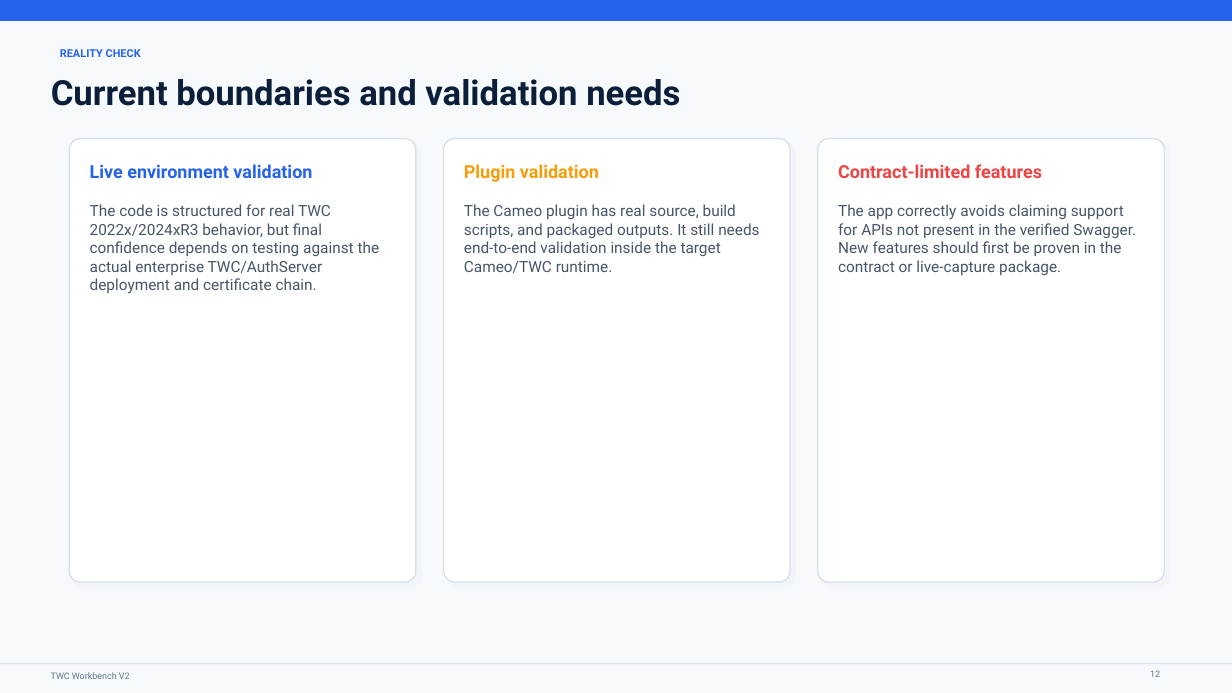
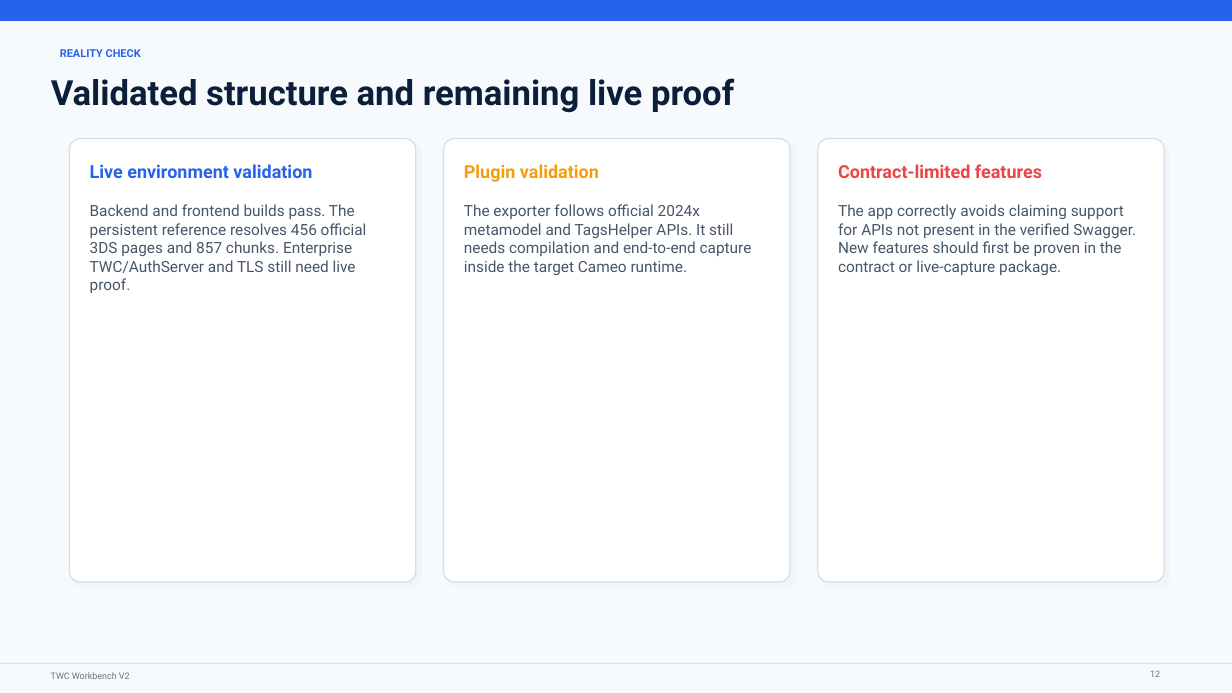
Before and after one commit to lordbeef2-sketch/2024x_WorkbenchV2, a slide deck: slide 12 of Presentation/TWC_WorkbenchV2_How_It_Works.pptx. Drawn at 1232x693 pixels with LibreOffice and Linux fonts; fonts in the diff are those of the drawing. Boxes give left, top, right and bottom in pixels: in the first picture for what was removed or moved away, otherwise in the second. Text is boxed around its words. In the diff, an @@ line names an element or a change of style, - is before the commit and + after.

Commit message:
Add native Cameo specs and grounded Workbench agent

```diff
--- a/Presentation/TWC_WorkbenchV2_How_It_Works.pptx
+++ b/Presentation/TWC_WorkbenchV2_How_It_Works.pptx
@@ text at box(51, 78, 734, 113): text changed @@
-Current boundaries and validation needs
+Validated structure and remaining live proof
@@ text at box(90, 204, 367, 293): text changed @@
-The code is structured for real TWC 2022x/2024xR3 behavior, but final confidence depends on testing against the actual enterprise TWC/AuthServer deployment and certificate chain.
+Backend and frontend builds pass. The persistent reference resolves 456 official 3DS pages and 857 chunks. Enterprise TWC/AuthServer and TLS still need live proof.
@@ text at box(464, 204, 752, 275): text changed @@
-The Cameo plugin has real source, build scripts, and packaged outputs. It still needs end-to-end validation inside the target Cameo/TWC runtime.
+The exporter follows official 2024x metamodel and TagsHelper APIs. It still needs compilation and end-to-end capture inside the target Cameo runtime.
```
Also in this commit, not shown: 6 other slides changed, 18 other files.
